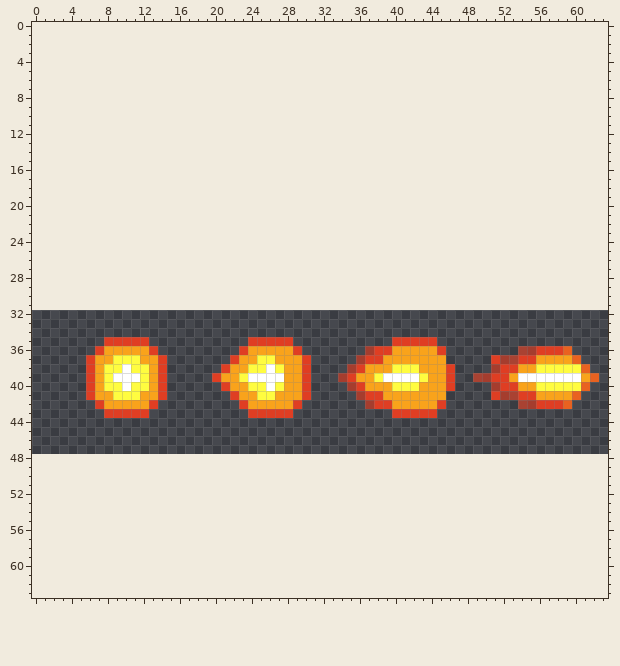
Edited in one commit: pixel-art sprite (src/assets/sprites/Firebolt.png). That is the earlier state.
The file is 64x16 pixels. Colours within 5 levels of each other are drawn and written as one. The old version is drawn lined up with the new one, on the new canvas.
New version:
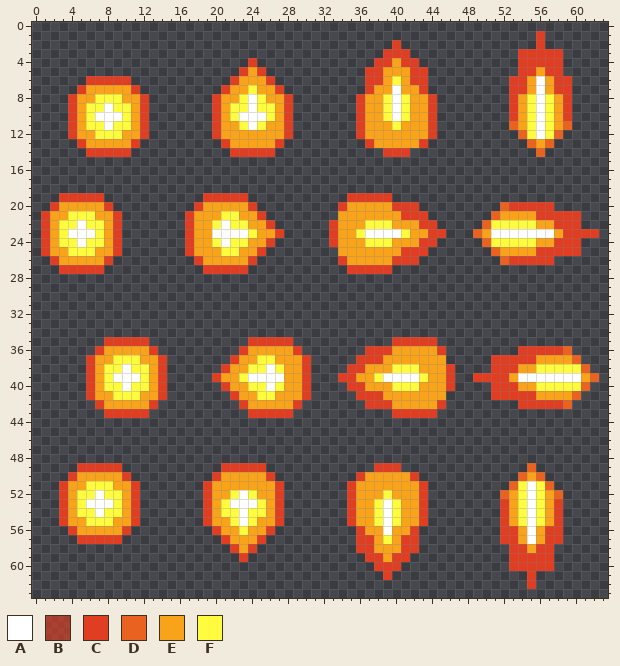
Palette (. is transparent): A #ffffff  B #df3e23a5  C #df3e23  D #e96220  E #f9a31b  F #fffc40
From the commit log: updated projectile animation - its bad
Diff:
canvas 64x16 -> 64x64, the old top-left corner now at 0,32
Changed rows in their new state; - is an unchanged pixel.
first column x 4:
 1 ----------------------------------------------------C---
 2 ------------------------------------C---------------C---
 3 -----------------------------------CCC------------CCCCC-
 4 --------------------C-------------CCECC-----------CCCCC-
 5 -------------------CEC-----------CCEEECC----------CCECC-
 6 --CCCCC-----------CEEEC----------CCEFECC---------CCEAECC
 7 -CEEEEEC---------CEEFEEC---------CEEAEEC---------CCEAECC
 8 CEEFFFEEC-------CEEFAFEEC-------CEEFAFEEC--------CEFAFEC
 9 CEFFAFFEC-------CEFFAFFEC-------CEEFAFEEC--------CEFAFEC
10 CEFAAAFEC-------CEFAAAFEC-------CEEFAFEEC--------CEFAFEC
11 CEFFAFFEC-------CEEFAFEEC-------CEEEFEEEC--------DEFAFED
12 CEEFFFEEC-------CEEEEEEEC-------CEEEEEEEC---------DFAFD-
13 -CEEEEEC---------CEEEEEC---------CEEEEEC-----------DED--
14 --CCCCC-----------CCCCC------------CCC--------------D---
first column x 1:
19 --CCCCC-----------CCCCC-----------CCCCC-----------------------
20 -CEEEEEC---------CEEEEEC---------CEEEEECCC---------DCCCCC-----
21 CEEFFFEEC-------CEEEFFEEC--------EEEEEEECCC-------DEEEECCCCC--
22 CEFFAFFEC-------CEEFAFFEEC------CEEEFFFEEECC-----DFFFFFEECCC--
23 CEFAAAFEC-------CEEAAAAFEEC-----CEEFAAAAFEECC---DEAAAAAAAECCCC
24 CEFFAFFEC-------CEEFAFFEEC------CEEEFFFEEECC-----DFFFFFEECCC--
25 CEEFFFEEC-------CEEEFFEEC--------EEEEEEECCC-------DEEEECCCCC--
26 -CEEEEEC---------CEEEEEC---------CEEEEECCC---------DCCCCC-----
27 --CCCCC-----------CCCCC-----------CCCCC-----------------------
first column x 34:
36 ---C----------------CC
37 --C---------------CC--
38 -C---------------C----
39 C--------------CC-----
40 -C---------------C----
41 --C---------------CC--
42 ---C----------------CC
first column x 3:
49 --CCCCC-----------CCCCC------------CCC--------------D---
50 -CEEEEEC---------CEEEEEC---------CEEEEEC-----------DED--
51 CEEFFFEEC-------CEEEEEEEC-------CEEEEEEEC---------DFAFD-
52 CEFFAFFEC-------CEEFAFEEC-------CEEEFEEEC--------DEFAFED
53 CEFAAAFEC-------CEFAAAFEC-------CEEFAFEEC--------CEFAFEC
54 CEFFAFFEC-------CEFFAFFEC-------CEEFAFEEC--------CEFAFEC
55 CEEFFFEEC-------CEEFAFEEC-------CEEFAFEEC--------CEFAFEC
56 -CEEEEEC---------CEEFEEC---------CEEAEEC---------CCEAECC
57 --CCCCC-----------CEEEC----------CCEFECC---------CCEAECC
58 -------------------CEC-----------CCEEECC----------CCECC-
59 --------------------C-------------CCECC-----------CCCCC-
60 -----------------------------------CCC------------CCCCC-
61 ------------------------------------C---------------C---
62 ----------------------------------------------------C---
